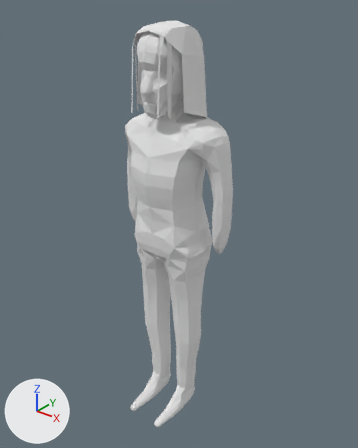
An edit to the Blender file blend/metaleiro.blend, drawn before and after from the same camera.
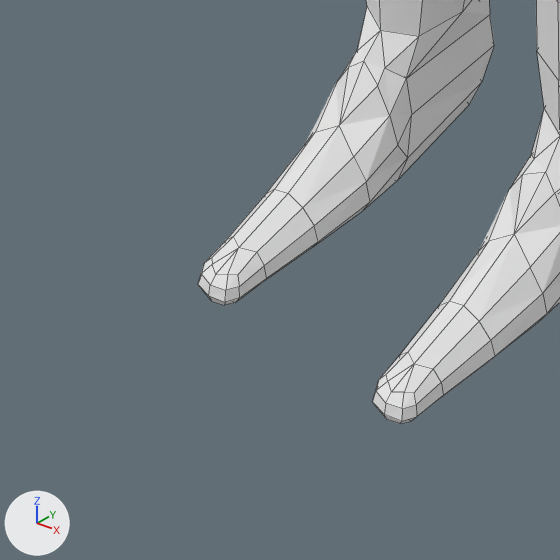
Old and new are each drawn whole from a 50 mm lens placed at (23.4, -27.69, 36.14), pointed at (0.47, 0.97, 18.36) and again close up on the part from 29% to 50% of the width and 82% to 100% of the height. Every picture has the same lights, and +X, +Y and +Z are marked at lower left. The close-ups show mesh edges as thin lines.

The first close-up shows 'Head'.
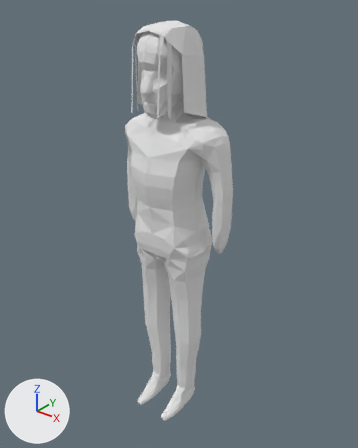
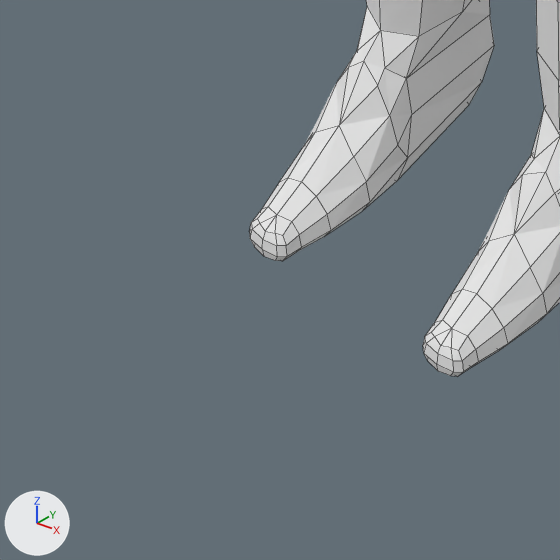
Commit message: smaller foots

Diff of the bpy script that builds the scene:
```diff
--- a/blend/metaleiro.blend.py
+++ b/blend/metaleiro.blend.py
@@ me_head @@
 me_head.from_pydata(...)  # 1005 vertices, 1039 faces, 1 loose edge; spans x -1.21..1.04, y -1.57..1.54, z -9.78..0.91
 # used by ob_head; location = (0.0, 0.08, 30.98); rotation_euler = (0.0, 0.0, 1.571), in degrees (0, 0, 90); scale = (3.22, 3.22, 3.15)
+# me_head part 1: all 82 vertices in x -1.21..-0.74, y -0.66..0.56, z -9.78..-9.52 are scaled about their middle by (0.504, 1, 1), then moved by (0.2, 0.0, 0.0)
 me_head.materials.append(mat_material)
```

Boxes [x1, y1, x2, y2] around the edits, measured in the close-ups (560 x 560 px; the box of a moved part takes in the faces that stretch with it):
'Head', reshaped
    before: [198, 0, 560, 424]
    after: [250, 0, 560, 377]
part 1 of me_head, moved or reshaped
    before: [198, 126, 547, 424]
    after: [250, 126, 547, 377]
